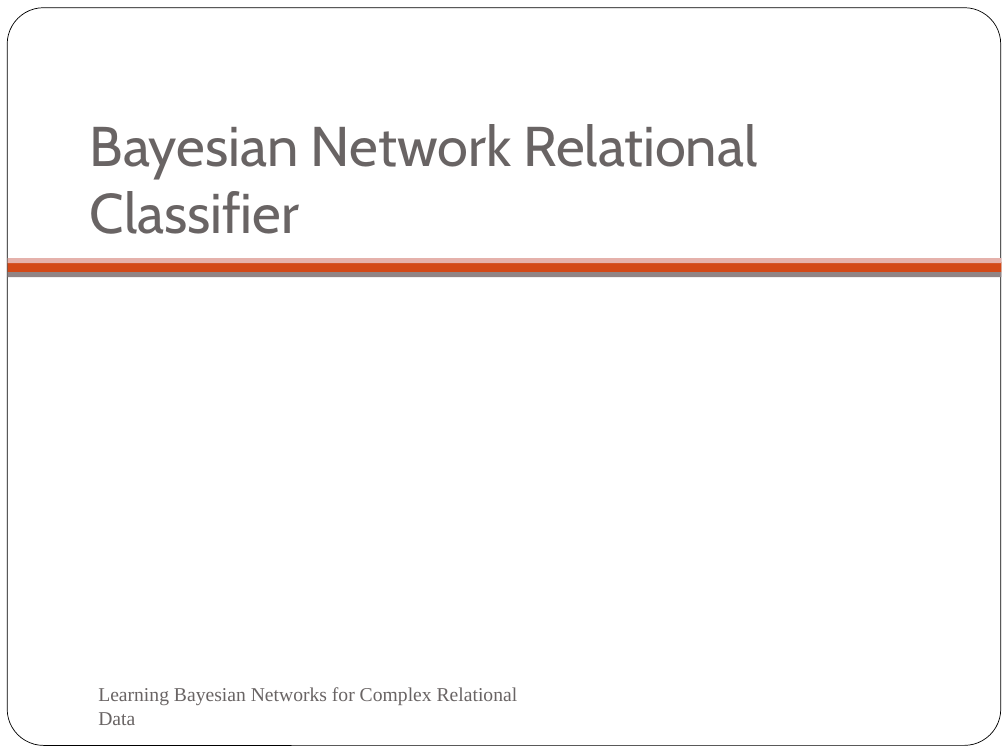
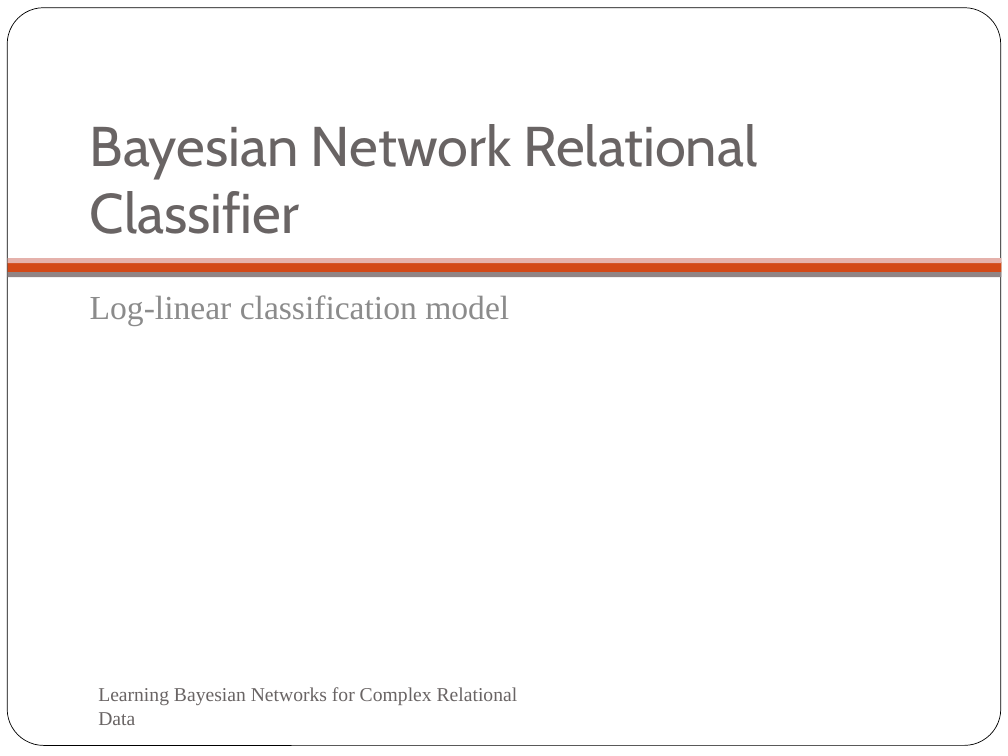
Before and after one commit to oschulte/srl-tutorial-slides, a slide deck: slide 10 of ch5-rel-bayes-net-classifier.pptx. Drawn at 1008x756 pixels with LibreOffice and Linux fonts; fonts in the diff are those of the drawing; background and template pictures are left out. Boxes give left, top, right and bottom in pixels: in the first picture for what was removed or moved away, otherwise in the second. Text is boxed around its words. In the diff, an @@ line names an element or a change of style, - is before the commit and + after.

Commit message:
new simpler classification slides

```diff
--- a/ch5-rel-bayes-net-classifier.pptx
+++ b/ch5-rel-bayes-net-classifier.pptx
@@ text added at (90, 295, 509, 326), 24 pt, text #8C8C8C @@
+Log-linear classification model
```
Also in this commit, not shown: 11 other slides changed, 5 slides added, 9 slides removed.
